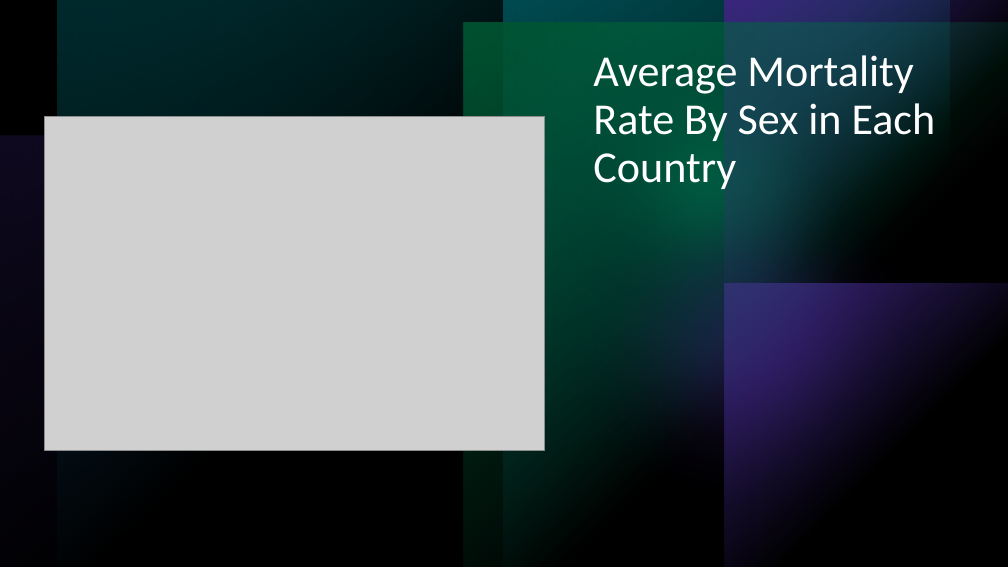
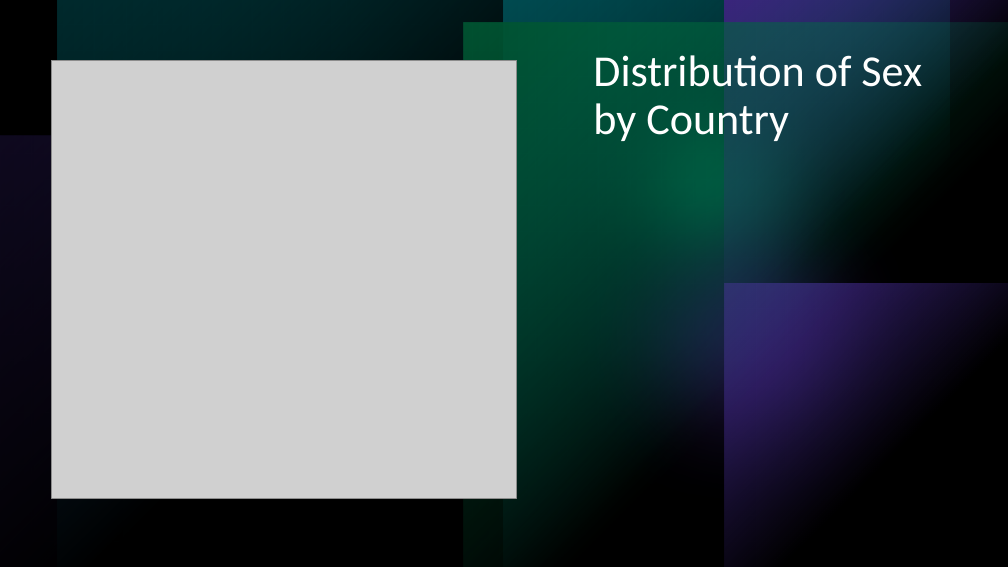
Before and after one commit to ralphy32/project_1, a slide deck: slide 10 of Project 1.pptx (slide 7 before the commit). Drawn at 1008x567 pixels with LibreOffice and Linux fonts; fonts in the diff are those of the drawing; grey boxes stand for pictures. Boxes give left, top, right and bottom in pixels: in the first picture for what was removed or moved away, otherwise in the second. Text is boxed around its words. In the diff, an @@ line names an element or a change of style, - is before the commit and + after.

```diff
--- a/Project 1.pptx
+++ b/Project 1.pptx
@@ title at <box>593,55,922,141</box>: text changed @@
-Average Mortality Rate By Sex in Each Country
+Distribution of Sex by Country
@@ picture: place and size @@
-picture at <box>45,116,545,451</box>
+picture at <box>51,60,516,498</box>
```
Also in this commit, not shown: 11 other slides changed, 12 slides added, 4 slides removed.
